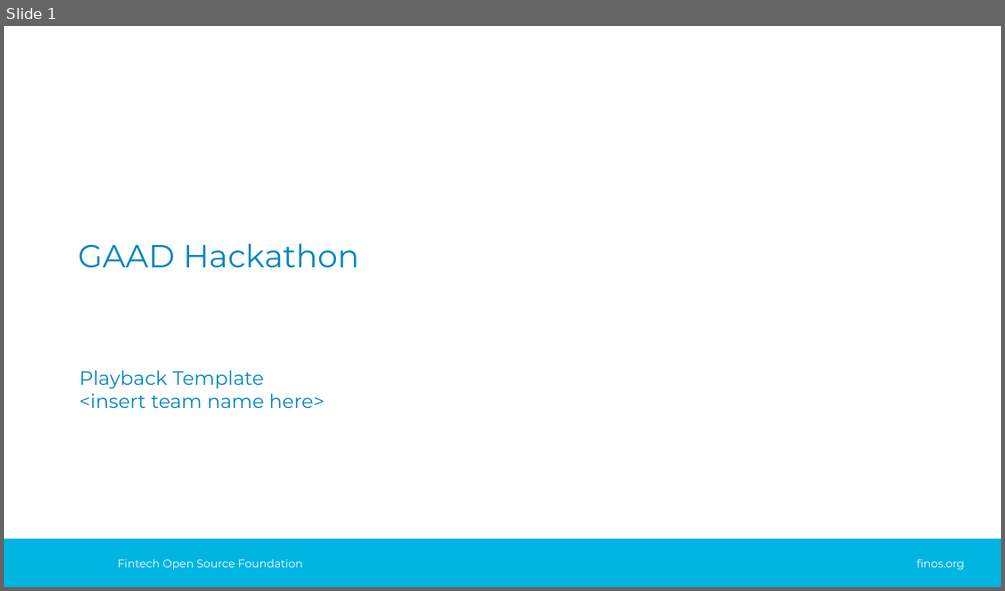
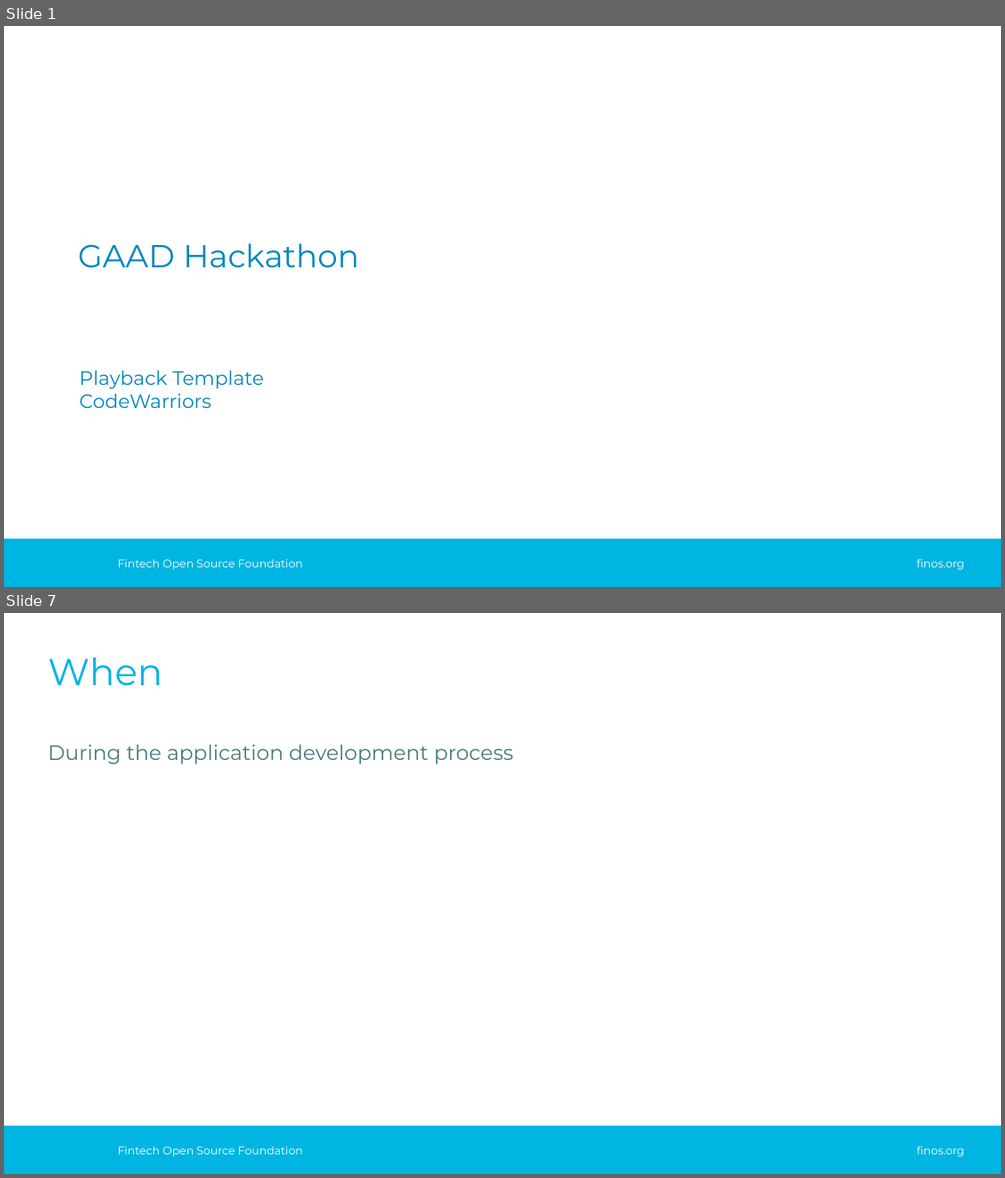
Before and after one commit to yaw-sid/CodeWarriors, a slide deck: hackproject/presentations/gaad-hackathon-playback-template.pptx. Shown one above the other, each under a label of ours: slide 1 before the commit, slides 1 and 7 after it; the slides between them are not shown. The pictures are 1005x591 and 1005x1178 pixels, drawn with LibreOffice and Linux fonts; fonts in the diff are those of the drawing; background and template pictures are left out. Boxes give left, top, right and bottom in pixels: in the first picture for what was removed or moved away, otherwise in the second. Text is boxed around its words. In the diff, an @@ line names an element or a change of style, - is before the commit and + after.

```diff
--- a/hackproject/presentations/gaad-hackathon-playback-template.pptx
+++ b/hackproject/presentations/gaad-hackathon-playback-template.pptx
@@ slide 7 added at box(4, 613, 1001, 1174), background #FFFFFF; not listed: 3 template elements that a slide beside it also shows @@
@@ title added at box(48, 657, 162, 686), 27 pt, text #00B5E2 @@
+When
@@ text added at box(48, 744, 513, 764), 15 pt, text #487A7B @@
+During the application development process
@@ slide 1 changed as well @@
@@ subtitle at box(80, 393, 211, 408): text changed @@
-<insert team name here>
+CodeWarriors
```
Also in this commit, not shown: 7 other slides added, 8 slides removed.
